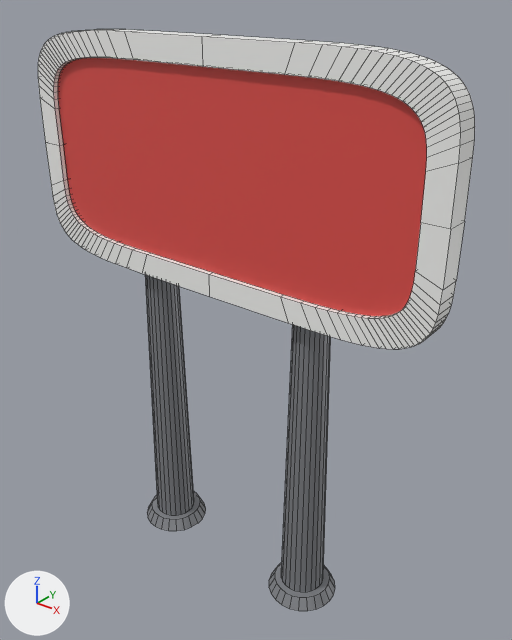
One commit to the FBX model Assets/Crane/Resources/Models/ExitSign.fbx: the scene before it, then after it.
Camera for both pictures: a 50 mm camera at (1.64, -1.83, 2.37) aimed at (0.06, 0.15, 1.15). Every picture has the same lights, and +X, +Y and +Z are marked at lower left. The first picture is the older version. Mesh edges are drawn as thin lines. Vertices at exactly the same position are counted once.

Before the edit, the objects in view are built like this:
```python
me_exitsign_009 = bpy.data.meshes.new('ExitSign.009')
me_exitsign_009.from_pydata(...)  # 672 vertices, 586 faces; spans x -0.9..0.9, y -0.07..0.21, z 0.0..2.2
# faces by material slot: [384, 98, 104]
me_exitsign_009.materials.append(mat_exitsign_white)  # white #f8f8f6
me_exitsign_009.materials.append(mat_exitsign_red)  # red #df504b
me_exitsign_009.materials.append(mat_exitsign_post)  # grey #909397
ob_exitsign = bpy.data.objects.new('ExitSign', me_exitsign_009)
ob_exitsign.location = (0.0, 0.0, 0.0)
```
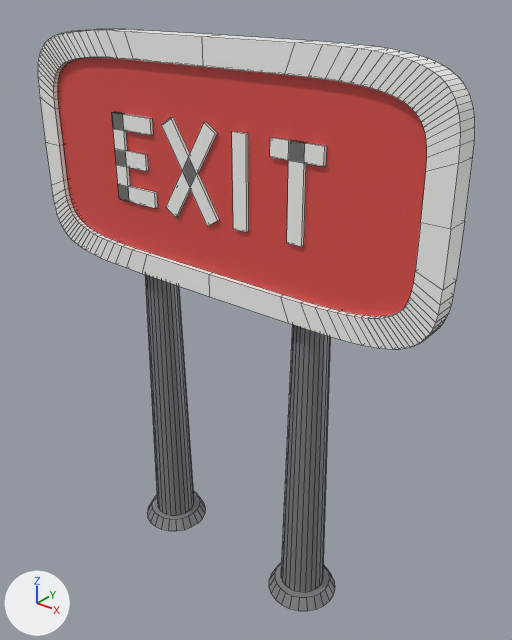
The change, as a list of edits to the scene's bpy script:
```text
Change me_exitsign_009:
    used by ob_exitsign; location = (0.0, 0.0, 0.0)
    verts and faces of me_exitsign_009; kept vertices keep their numbers, new ones are numbered from 672
    remove me_exitsign_009.from_pydata(...)  # 672 vertices, 586 faces; spans x -0.9..0.9, y -0.07..0.21, z 0.0..2.2
    add me_exitsign_009.from_pydata(...)  # 740 vertices, 640 faces; spans x -0.9..0.9, y -0.07..0.21, z 0.0..2.2
    me_exitsign_009 part 1: a new loose piece, a box spanning x -0.475..-0.307, y -0.042..-0.03, z 1.72..1.78, in mat_exitsign_white (white #f8f8f6)
    me_exitsign_009 part 2: a new loose piece, a box spanning x 0.113..0.172, y -0.042..-0.03, z 1.584..1.916, in mat_exitsign_white (white #f8f8f6)
    me_exitsign_009 part 3: a new loose piece, a box spanning x 0.27..0.475, y -0.042..-0.03, z 1.856..1.916, in mat_exitsign_white (white #f8f8f6)
    me_exitsign_009 part 4: a new loose piece, a box spanning x 0.342..0.402, y -0.042..-0.03, z 1.584..1.916, in mat_exitsign_white (white #f8f8f6)
    me_exitsign_009 part 5: a new loose piece of 20 vertices spanning x -0.47..-0.27, y -0.04..-0.03, z 1.58..1.92, in mat_exitsign_white (white #f8f8f6)
    me_exitsign_009 part 6
    add verts[672] = (-0.16, -0.04, 1.57)  # pixel (176, 217)
    add verts[673] = (0.04, -0.04, 1.9)  # pixel (215, 133)
    add verts[674] = (-0.01, -0.04, 1.93)  # pixel (203, 122)
    add verts[675] = (-0.22, -0.04, 1.6)  # pixel (165, 207)
    add verts[676] = (-0.22, -0.04, 1.9)  # pixel (161, 124)
    add verts[677] = (-0.01, -0.04, 1.57)  # pixel (207, 226)
    add verts[678] = (0.04, -0.04, 1.6)  # pixel (217, 220)
    add verts[679] = (-0.16, -0.04, 1.93)  # pixel (170, 117)
    add for new, old in zip([*range(680, 688)], [*range(672, 680)]): verts[new] = verts[old] + (0.0, 0.01, 0.0)
    add faces += [(672, 673, 681, 680), (673, 674, 682, 681), (674, 675, 683, 682), (672, 680, 683, 675), (672, 675, 674, 673), (680, 681, 682, 683)]  # mat_exitsign_white (white #f8f8f6)
    add faces += [(676, 677, 685, 684), (677, 678, 686, 685), (678, 679, 687, 686), (676, 684, 687, 679), (676, 679, 678, 677), (684, 685, 686, 687)]  # mat_exitsign_white (white #f8f8f6)
```

Boxes (x1, y1, x2, y2) around the edits, measured in the pictures (512 x 640 px):
part 1 of me_exitsign_009, added
    after: (115, 149, 149, 171)
part 2 of me_exitsign_009, added
    after: (232, 131, 249, 232)
part 3 of me_exitsign_009, added
    after: (270, 137, 327, 167)
part 4 of me_exitsign_009, added
    after: (287, 140, 306, 247)
part 5 of me_exitsign_009, added
    after: (112, 112, 158, 209)
part 6 of me_exitsign_009, added
    after: (161, 117, 220, 226)
